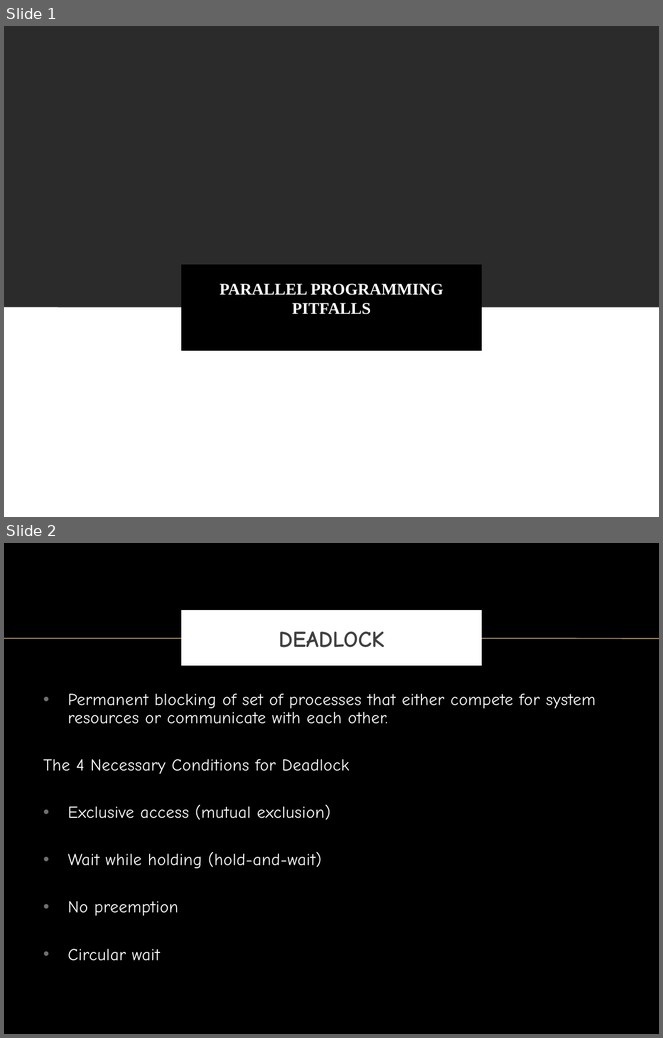
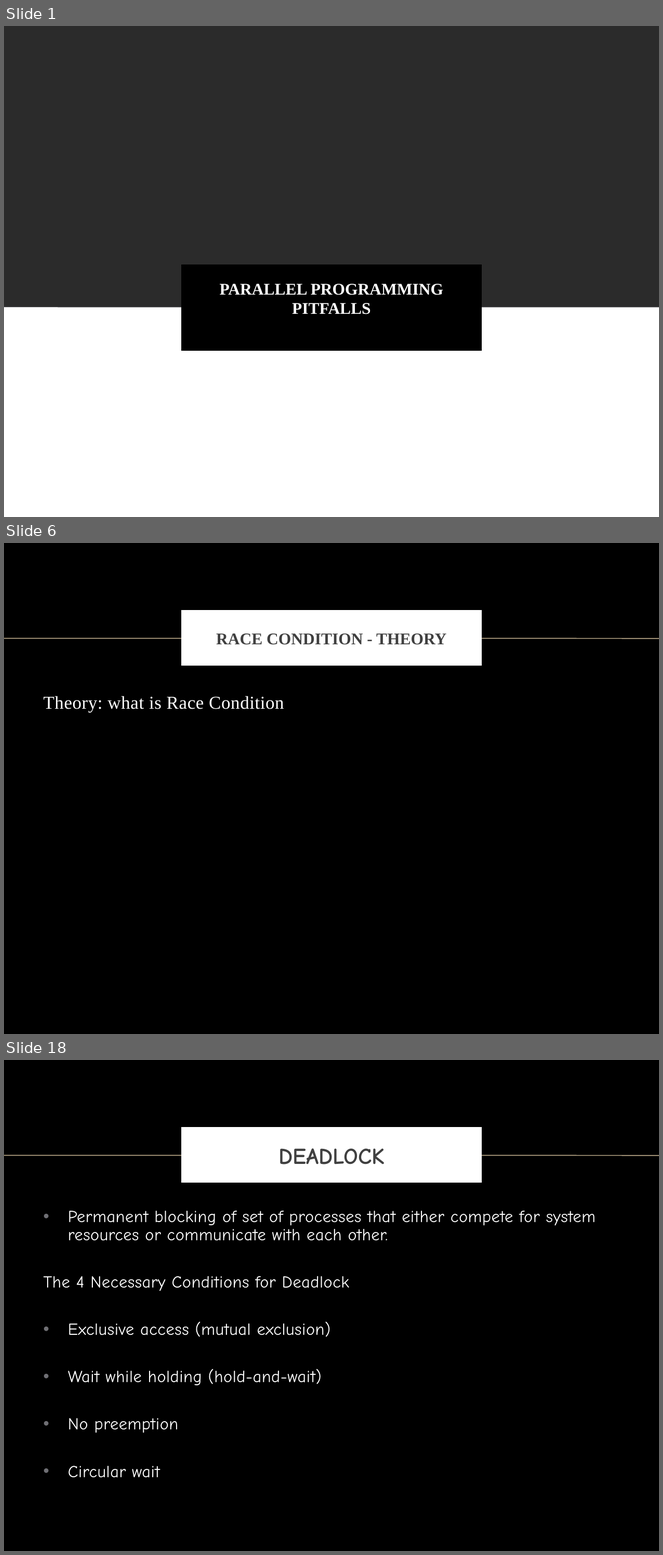
Before and after one commit to vong-srey/Paravantage, a slide deck: Deadlock.pptx. Shown one above the other, each under a label of ours: slides 1 and 2 before the commit, slides 1, 6 and 18 after it; the slides between them are not shown. The pictures are 663x1038 and 663x1555 pixels, drawn with LibreOffice and Linux fonts; fonts in the diff are those of the drawing; background and template pictures are left out; a plain dark background stands for a picture behind light text. Boxes give left, top, right and bottom in pixels: in the first picture for what was removed or moved away, otherwise in the second. Text is boxed around its words. In the diff, an @@ line names an element or a change of style, - is before the commit and + after.

```diff
--- a/Deadlock.pptx
+++ b/Deadlock.pptx
@@ slide 6 added at box(4, 543, 659, 1034), background picture (left out); not listed: 1 template element that a slide beside it also shows @@
@@ title added at box(184, 613, 479, 664), fill #FFFFFF, outline #FFFFFF 6 pt, 18 pt, text #404040, bold @@
+RACE CONDITION - THEORY
@@ text added at box(44, 696, 284, 713), 20 pt, text #FFFFFF @@
+Theory: what is Race Condition
@@ what was slide 2 is now slide 18 @@
```
Also in this commit, not shown: 15 other slides added.
